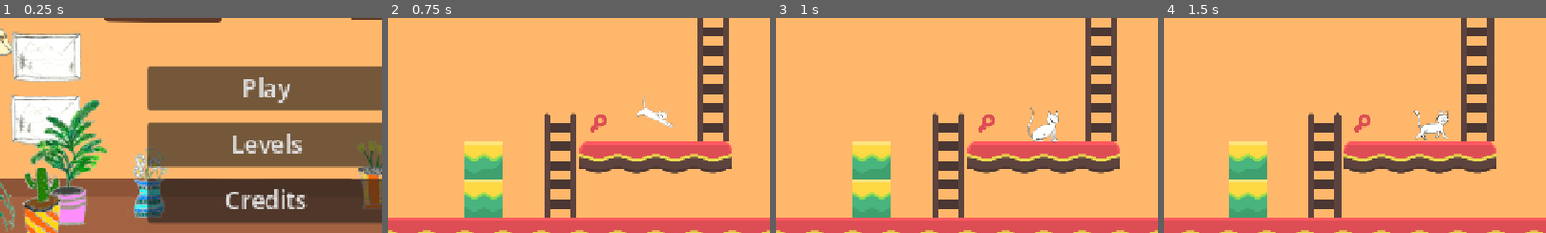
Above: before the commit, frames 1-4 (left to right).
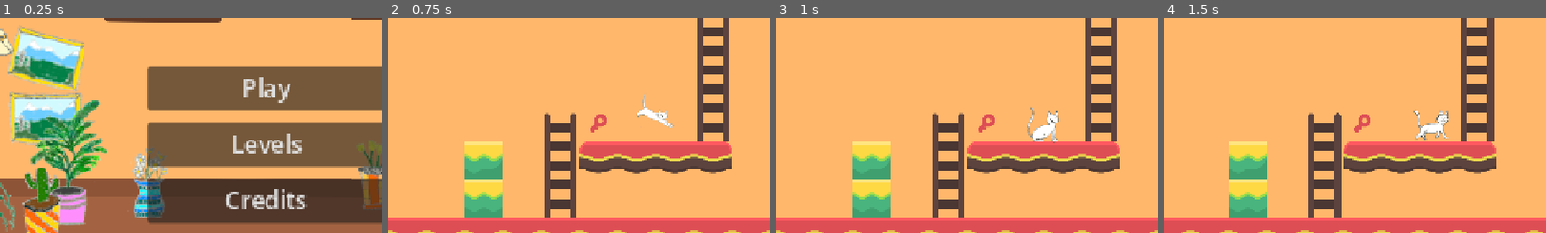
Above: after the commit, the same moments.

Repository: Fantasiel/GameJam25
Game: Godot game, scene res://scenes/menu.tscn
Two runs of this game, one before a commit and one after it. Both use one fixed random seed, a clock stepped at 60 frames per second and the inputs below.
Inputs:
- Up to frame 1 (0.25 s): no input
- Up to frame 2 (0.75 s): click "Play" at 0.5 s
- Up to frame 3 (1 s): no input
- Up to frame 4 (1.5 s): hold Right (move_right) from 1.28 s (still down); tap Delete (die) at 1.35 s
The pictures show only the part of the screen within x 15-65%, y 30-80%; the shares and areas given below are measured in that part.

The runs differ from the first frame. In frame 1, 7.8% of the frame differs, in the area x 2-22%, y 3-60%; in frame 2, nothing differs; in frame 3, nothing differs; in frame 4, nothing differs.

Commit message:
add colored pictures

Diff:
--- a/scenes/menu.tscn
+++ b/scenes/menu.tscn
@@ -1,12 +1,13 @@
-[gd_scene load_steps=18 format=3 uid="uid://ckg2moxr7otwb"]
+[gd_scene load_steps=19 format=3 uid="uid://ckg2moxr7otwb"]
 
 [ext_resource type="Script" uid="uid://hpnxt3puv1xd" path="res://scripts/menu.gd" id="1_g6gyw"]
 [ext_resource type="Texture2D" uid="uid://bg5edorgq3hrt" path="res://art/Livingroom_1_View.png" id="1_vjb58"]
 [ext_resource type="Texture2D" uid="uid://bo8xwxqad2txg" path="res://art/Livingroom_1.png" id="2_con2f"]
 [ext_resource type="Texture2D" uid="uid://dfjqyhvro06dn" path="res://art/Furniture/CatBed1.png" id="4_4ytvr"]
+[ext_resource type="Texture2D" uid="uid://bwoeb5cyjhy8j" path="res://art/Furniture/PictureStraight.png" id="4_g6gyw"]
 [ext_resource type="Texture2D" uid="uid://ddksu81cji61d" path="res://art/Furniture/CoatHanger.png" id="4_mhnvy"]
+[ext_resource type="Texture2D" uid="uid://dgur122xkv6ks" path="res://art/Furniture/PictureSlanted.png" id="5_3dmrc"]
 [ext_resource type="Texture2D" uid="uid://b4x5pm81otpio" path="res://art/Furniture/Lamp.png" id="5_i42df"]
-[ext_resource type="Texture2D" uid="uid://eo5nq0si50l2" path="res://art/Furniture/Picture.png" id="6_7jp70"]
 [ext_resource type="Texture2D" uid="uid://bdymqg6075ube" path="res://art/Furniture/Vases/Pant1.png" id="9_mxgkd"]
 [ext_resource type="Texture2D" uid="uid://et251y06xcg5" path="res://art/Furniture/Vases/PlantSmall1.png" id="10_g6gyw"]
 [ext_resource type="Texture2D" uid="uid://bc7y5rgpn1kl5" path="res://art/Furniture/Vases/PlantSmall3.png" id="11_3dmrc"]
@@ -64,6 +65,14 @@
 
 [node name="Decoration" type="Node2D" parent="."]
 
+[node name="PictureStraight" type="Sprite2D" parent="Decoration"]
+position = Vector2(-186, 12)
+texture = ExtResource("4_g6gyw")
+
+[node name="PictureSlanted" type="Sprite2D" parent="Decoration"]
+position = Vector2(-185, -37)
+texture = ExtResource("5_3dmrc")
+
 [node name="CoatHanger" type="Sprite2D" parent="Decoration"]
 position = Vector2(177, -21)
 texture = ExtResource("4_mhnvy")
@@ -75,14 +84,6 @@
 [node name="Lamp" type="Sprite2D" parent="Decoration"]
 position = Vector2(-244, -5)
 texture = ExtResource("5_i42df")
-
-[node name="Picture" type="Sprite2D" parent="Decoration"]
-position = Vector2(-186, 11)
-texture = ExtResource("6_7jp70")
-
-[node name="Picture2" type="Sprite2D" parent="Decoration"]
-position = Vector2(-185, -41)
-texture = ExtResource("6_7jp70")
 
 [node name="TunaCan1" type="Sprite2D" parent="Decoration"]
 position = Vector2(206, 119)
